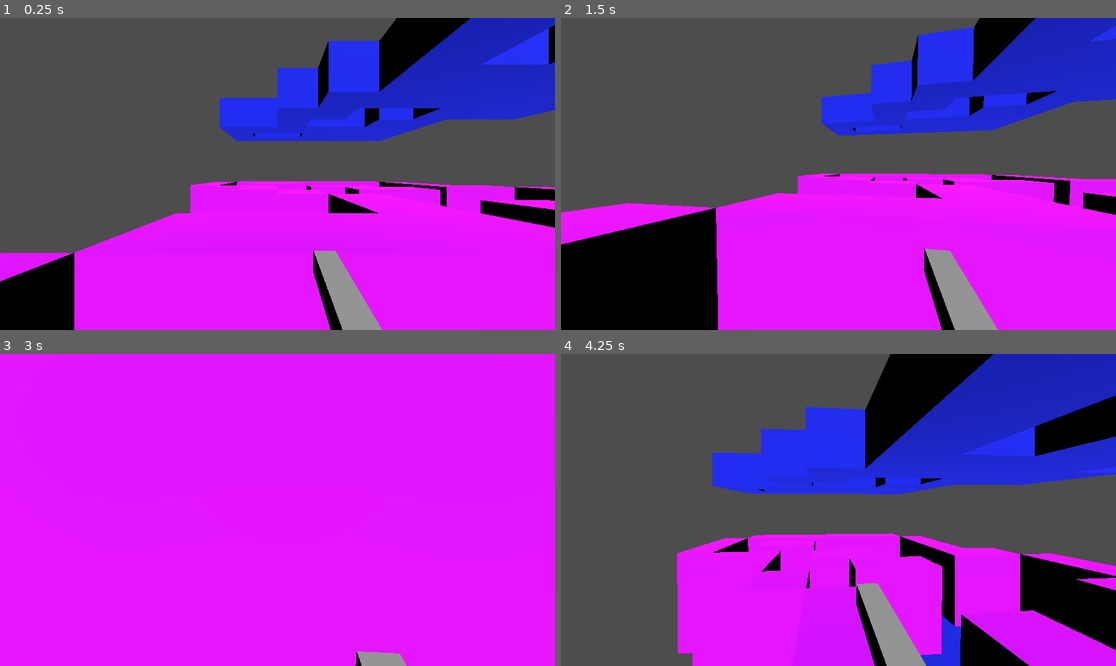
Above: before the commit, frames 1-4 (two rows, left to right).
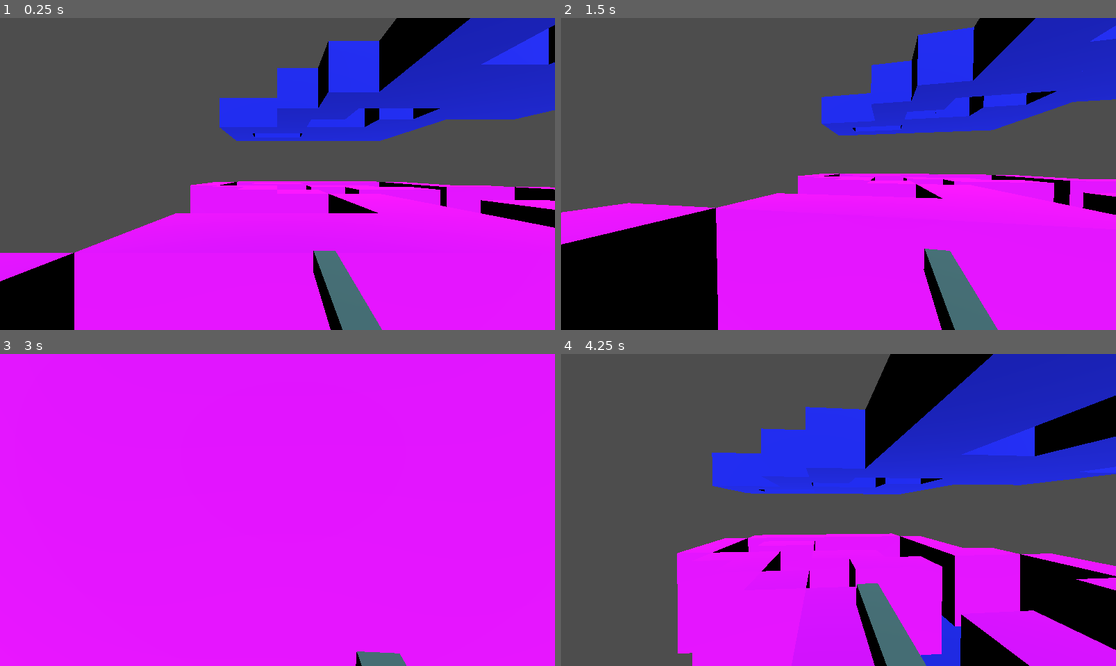
Above: after the commit, the same moments.

Repository: scoutantho/simplictyjam2
Game: Godot game, scene res://Scenes/game.tscn
The game is run twice, just before and just after one commit, with the same random seed, the same clock (stepped at 60 frames per second) and the same inputs.
Inputs (mouse positions are in pixels of both pictures, inside the frame that each line leads up to):
- Up to frame 1 (0.25 s): no input
- Up to frame 2 (1.5 s): move the mouse to (866, 174) at 0.52 s; hold W (move_up) 0.53-1.28 s; hold Right mouse button (right_click) 0.53-1.28 s; tap Space (move_jump) at 0.77 s; move the mouse to (727, 189) at 1.27 s; hold S (move_down) from 1.28 s (still down); right-click (727, 189) at 1.35 s
- Up to frame 3 (3 s): tap Space (move_jump) at 1.52 s; move the mouse to (288, 503) at 2.02 s; release S (move_down) at 2.03 s; hold Right mouse button (right_click) 2.03-2.78 s; hold W (move_up) from 2.03 s (still down); move the mouse to (249, 572) at 2.77 s; right-click (249, 572) at 2.85 s
- Up to frame 4 (4.25 s): keep holding W (move_up); tap Space (move_jump) at 3.02, 3.77 s; move the mouse to (877, 513) at 3.52 s; hold Right mouse button (right_click) from 3.53 s (still down)

The runs differ from the first frame. In frame 1, 1.4% of the frame differs, in the area x 56-69%, y 74-100%; in frame 2, 1.6%, in the area x 65-79%, y 73-100%; in frame 3, 0.3%; in frame 4, 1.5%.

Commit message:
Add material and transform adjustments to BaguetteMagique scene

Diff:
--- a/Scenes/baguetteMagique.tscn
+++ b/Scenes/baguetteMagique.tscn
@@ -1,9 +1,14 @@
-[gd_scene load_steps=2 format=3 uid="uid://cr0hj1xs3dqst"]
+[gd_scene load_steps=3 format=3 uid="uid://cr0hj1xs3dqst"]
+
+[sub_resource type="StandardMaterial3D" id="StandardMaterial3D_5l8ee"]
+albedo_color = Color(0.243137, 0.411765, 0.439216, 1)
 
 [sub_resource type="BoxMesh" id="BoxMesh_swda3"]
 
 [node name="BaguetteMagique" type="Node3D"]
+transform = Transform3D(1, 0, 0, 0, 1, 0, 0, 0, 1, 0.475047, 0.453514, 0.00425518)
 
 [node name="MeshInstance3D" type="MeshInstance3D" parent="."]
 transform = Transform3D(0.1, 0, 0, 0, 1, 0, 0, 0, 0.1, 0, 0, 0)
+material_override = SubResource("StandardMaterial3D_5l8ee")
 mesh = SubResource("BoxMesh_swda3")
